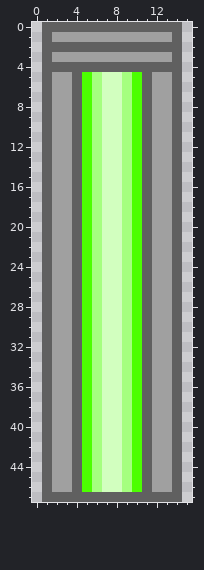
One commit to this pixel-art sprite: trunk/Rouge/RougeLike/Content/Graphics/door_open_01.png. The picture above is the old version.
The file is 16x48 pixels.
And afterwards:
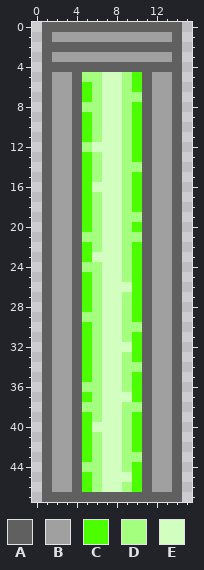
Palette (. is transparent): A #606060  B #a0a0a0  C #4cff00  D #a5ff7f  E #d2ffbf
The commit says: - Collision with doors is working - New player sprite (which is way to short)
What changed:
y 5: x 5 C -> D
y 7: x 10 C -> D
y 8: x 5 C -> D
y 12: x 5..6 CD -> DE
y 14: x 10 C -> D
y 16: x 6 D -> E
y 19: x 10 C -> D
y 21: x 5 C -> D; x 10 C -> D
y 23: x 6 D -> E
y 24: x 5 C -> D
y 26: x 9 D -> E
y 29: x 5 C -> D
y 30: x 10 C -> D
y 32: x 9 D -> E
y 34: x 10 C -> D
y 36: x 5 C -> D
y 37: x 9 D -> E
y 38: x 5 C -> D; x 10 C -> D
y 40: x 6 D -> E
y 43: x 10 C -> D
y 44: x 5 C -> D
y 45: x 9 D -> E
Pixel boxes of the changes (left, top, right, bottom) in both pictures:
changed: (82, 72, 92, 112)
changed: (132, 92, 142, 102)
changed: (82, 142, 142, 322)
changed: (82, 322, 142, 482)
